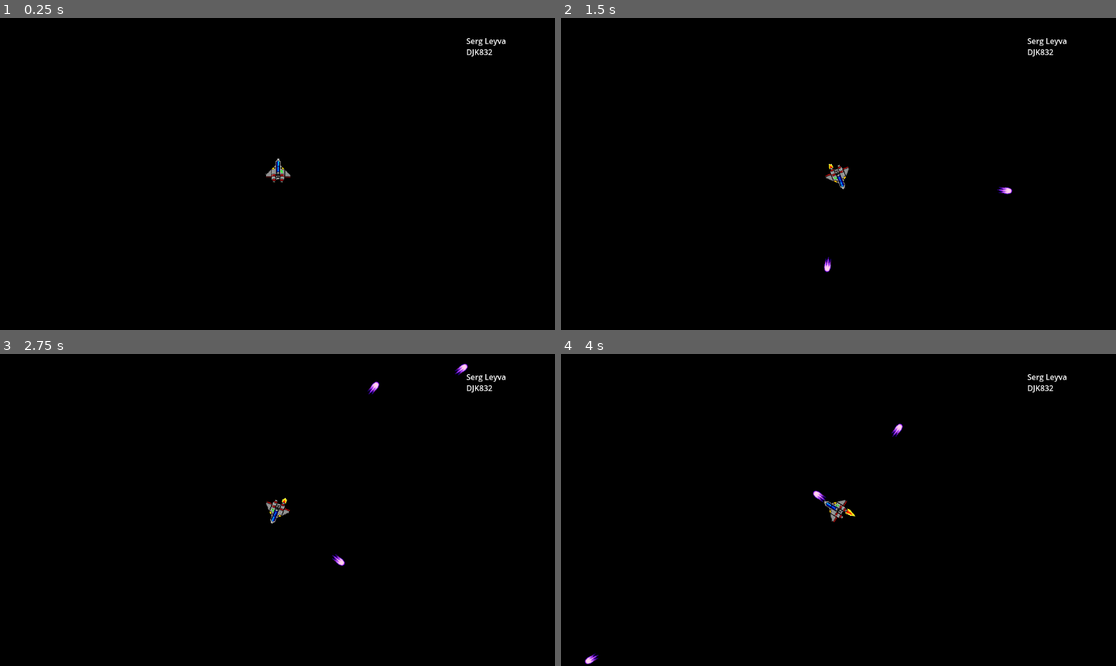
Above: before the commit, frames 1-4 (two rows, left to right).
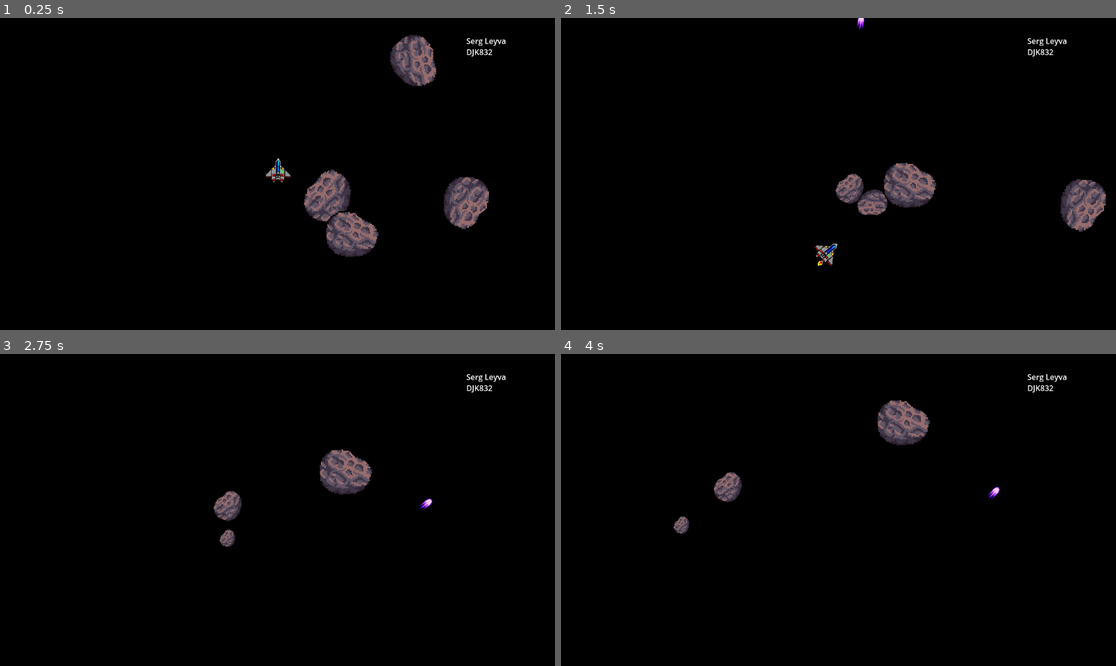
Above: after the commit, the same moments.

Repository: leyvaserg12/CMPT306-A2
Game: Godot game, scene res://scenes/Game.tscn
Same seed, same stepped clock (60 frames per second), same inputs: the game is played once before the commit and once after it. Before the commit the project starts from res://Game.tscn.
Inputs:
- Up to frame 1 (0.25 s): no input
- Up to frame 2 (1.5 s): hold Right (ui_right) 0.53-1.28 s; hold Space (ui_select) 0.53-1.28 s; hold Left (ui_left) from 1.28 s (still down); tap Space (ui_select) at 1.35 s
- Up to frame 3 (2.75 s): tap Space (ui_select) at 1.52, 1.82 s; release Left (ui_left) at 2.03 s; hold Right (ui_right) from 2.03 s (still down); hold Space (ui_select) from 2.03 s (still down)
- Up to frame 4 (4 s): release Space (ui_select) at 2.78 s; tap Space (ui_select) at 2.85, 3.02, 3.32 s; release Right (ui_right) at 3.53 s; hold Left (ui_left) from 3.53 s (still down); hold Space (ui_select) from 3.53 s (still down)

The runs differ from the first frame. In frame 1, 4.1% of the frame differs, in the area x 48-89%, y 5-77%; in frame 2, 3.2%; in frame 3, 1.9%; in frame 4, 1.9%.

Commit message:
added player reverse velocity when firing a bullet, added asteroids which double and size decrease when shot

Diff:
--- a/Game.tscn
+++ /dev/null
@@ -1,41 +0,0 @@
-[gd_scene load_steps=5 format=3 uid="uid://c0fkmthj120pe"]
-
-[ext_resource type="Script" path="res://game.gd" id="1_6oyv6"]
-[ext_resource type="Shader" path="res://main_scene.gdshader" id="2_ciyvo"]
-[ext_resource type="PackedScene" uid="uid://bsx41lqnt5iiq" path="res://Player/player.tscn" id="3_vd10u"]
-
-[sub_resource type="ShaderMaterial" id="ShaderMaterial_77xs2"]
-shader = ExtResource("2_ciyvo")
-
-[node name="Game" type="Node2D"]
-script = ExtResource("1_6oyv6")
-
-[node name="CanvasLayer" type="CanvasLayer" parent="."]
-layer = -1
-
-[node name="ColorRect" type="ColorRect" parent="CanvasLayer"]
-material = SubResource("ShaderMaterial_77xs2")
-anchors_preset = 15
-anchor_right = 1.0
-anchor_bottom = 1.0
-grow_horizontal = 2
-grow_vertical = 2
-
-[node name="Name_ NSID" type="RichTextLabel" parent="CanvasLayer"]
-anchors_preset = 1
-anchor_left = 1.0
-anchor_right = 1.0
-offset_left = -184.0
-offset_top = 36.0
-offset_right = -70.0
-offset_bottom = 93.0
-grow_horizontal = 0
-text = "Serg Leyva
-DJK832"
-
-[node name="Player" parent="." instance=ExtResource("3_vd10u")]
-position = Vector2(-1, 0)
-
-[node name="Camera2D" type="Camera2D" parent="."]
-
-[node name="bulletContainers" type="Node" parent="."]
--- a/Player/bullet.gd
+++ b/Player/bullet.gd
@@ -19,3 +19,10 @@
 func _on_visible_on_screen_notifier_2d_screen_exited() -> void:
 	# deletes bullet when it leaves the screen
 	queue_free()
+
+
+func _on_area_entered(area: Area2D) -> void:
+	if area is Asteroid:
+		var asteroid = area
+		asteroid.explode()
+		queue_free()
--- a/Player/bullet.tscn
+++ b/Player/bullet.tscn
@@ -40,4 +40,5 @@
 position = Vector2(-0.5, -16)
 scale = Vector2(0.75, 1.4)
 
+[connection signal="area_entered" from="." to="." method="_on_area_entered"]
 [connection signal="screen_exited" from="VisibleOnScreenNotifier2D" to="." method="_on_visible_on_screen_notifier_2d_screen_exited"]
--- a/Player/player.gd
+++ b/Player/player.gd
@@ -1,9 +1,10 @@
-extends CharacterBody2D
+extends RigidBody2D
 class_name Player
 
 signal bullet_fired(bullet)
 
-@export var move_speed := 5.0
+@export var move_speed := 1000.0
+@export var recoil := 100
 @export var AnimatedSprite : AnimatedSprite2D
 @onready var bulletPos = $bulletPos
 
@@ -20,10 +21,12 @@
 
 	# bullet shooting
 	if Input.is_action_pressed("ui_select") and !cooldown:
+
 		cooldown = true
 		shoot()
 		await get_tree().create_timer(fire_rate).timeout
 		cooldown = false
+
 	# left thruster animation
 	if Input.is_action_pressed("ui_left"):
 		AnimatedSprite.play("rotateLeft")
@@ -39,19 +42,20 @@
 
 
 func _physics_process(delta: float) -> void:
-	self.rotation -= 0.0
 
 	# left/right arrows spaceship rotation
 	if Input.is_action_pressed("ui_left"):
-		self.rotation -= delta*move_speed
+		apply_torque(-move_speed)
 	if Input.is_action_pressed("ui_right"):
-		self.rotation += delta*move_speed
-	pass
+		apply_torque(move_speed)
+
+
 
 
 func shoot():
 	var bullet = bullet_scene.instantiate()
 	bullet.global_position = bulletPos.global_position
 	bullet.rotation = rotation
+	apply_central_impulse(Vector2.DOWN.rotated(rotation) * recoil)
 
 	emit_signal("bullet_fired", bullet)
--- a/Player/player.tscn
+++ b/Player/player.tscn
@@ -4,7 +4,7 @@
 [ext_resource type="Texture2D" uid="uid://c88y8agexfhyg" path="res://sprites/rocket ship.png" id="2_8bl1m"]
 
 [sub_resource type="RectangleShape2D" id="RectangleShape2D_0h108"]
-size = Vector2(68.3857, 67.0588)
+size = Vector2(44.843, 60)
 
 [sub_resource type="AtlasTexture" id="AtlasTexture_emx58"]
 atlas = ExtResource("2_8bl1m")
@@ -73,14 +73,15 @@
 "speed": 5.0
 }]
 
-[node name="Player" type="CharacterBody2D" node_paths=PackedStringArray("AnimatedSprite")]
+[node name="Player" type="RigidBody2D" node_paths=PackedStringArray("AnimatedSprite")]
 collision_layer = 2
 collision_mask = 5
+gravity_scale = 0.0
 script = ExtResource("1_pdtdn")
 AnimatedSprite = NodePath("SpaceshipSprite")
 
 [node name="CollisionShape2D" type="CollisionShape2D" parent="."]
-position = Vector2(1.49999, -3.5)
+position = Vector2(0.499999, -9)
 rotation = -1.5708
 scale = Vector2(0.892, 0.85)
 shape = SubResource("RectangleShape2D_0h108")
@@ -89,7 +90,7 @@
 texture_filter = 1
 texture_repeat = 1
 position = Vector2(-3, -2)
-rotation = 4.71239
+rotation = -1.5708
 scale = Vector2(0.892, 0.85)
 sprite_frames = SubResource("SpriteFrames_n71ap")
 animation = &"rotateLeft"
--- a/game.gd
+++ b/game.gd
@@ -2,10 +2,34 @@
 
 @onready var bullets = $bulletContainers
 @onready var player = $Player
+@onready var asteroidContainer = $AsteroidContainer
 
+var asteroid_scene = preload("res://scenes/aesteroid.tscn")
 # Called when the node enters the scene tree for the first time.
 func _ready() -> void:
 	player.connect("bullet_fired", _on_player_bullet_fired)
 
+	for asteroid in asteroidContainer.get_children():
+		asteroid.connect("exploded", _on_asteroid_exploded)
+
 func _on_player_bullet_fired(bullet):
 	bullets.add_child(bullet)
+
+func _on_asteroid_exploded(position, size):
+	for i in range(2):
+		# make asteroid smaller and double when hit, if smallest size then explode
+		match size:
+			Asteroid.asteroid_size.large:
+				spawnAsteroid(position, Asteroid.asteroid_size.medium)
+			Asteroid.asteroid_size.medium:
+				spawnAsteroid(position, Asteroid.asteroid_size.small)
+			Asteroid.asteroid_size.small:
+				pass
+
+
+func spawnAsteroid(position, size):
+	var asteroid = asteroid_scene.instantiate()
+	asteroid.global_position = position
+	asteroid.size = size
+	asteroid.connect("exploded", _on_asteroid_exploded)
+	asteroidContainer.add_child(asteroid)
--- a/project.godot
+++ b/project.godot
@@ -11,7 +11,7 @@
 [application]
 
 config/name="Assignment2"
-run/main_scene="res://Game.tscn"
+run/main_scene="res://scenes/Game.tscn"
 config/features=PackedStringArray("4.3", "GL Compatibility")
 config/icon="res://sprites/icon.svg"
 
--- /dev/null
+++ b/scenes/Game.tscn
@@ -0,0 +1,60 @@
+[gd_scene load_steps=6 format=3 uid="uid://c0fkmthj120pe"]
+
+[ext_resource type="Script" path="res://game.gd" id="1_8edvt"]
+[ext_resource type="Shader" path="res://main_scene.gdshader" id="2_i3vkv"]
+[ext_resource type="PackedScene" uid="uid://bsx41lqnt5iiq" path="res://Player/player.tscn" id="3_trp35"]
+[ext_resource type="PackedScene" uid="uid://in36o7mq1daq" path="res://scenes/aesteroid.tscn" id="4_rpwgj"]
+
+[sub_resource type="ShaderMaterial" id="ShaderMaterial_77xs2"]
+shader = ExtResource("2_i3vkv")
+
+[node name="Game" type="Node2D"]
+script = ExtResource("1_8edvt")
+
+[node name="CanvasLayer" type="CanvasLayer" parent="."]
+layer = -1
+
+[node name="ColorRect" type="ColorRect" parent="CanvasLayer"]
+material = SubResource("ShaderMaterial_77xs2")
+anchors_preset = 15
+anchor_right = 1.0
+anchor_bottom = 1.0
+grow_horizontal = 2
+grow_vertical = 2
+
+[node name="Name_ NSID" type="RichTextLabel" parent="CanvasLayer"]
+anchors_preset = 1
+anchor_left = 1.0
+anchor_right = 1.0
+offset_left = -184.0
+offset_top = 36.0
+offset_right = -70.0
+offset_bottom = 93.0
+grow_horizontal = 0
+text = "Serg Leyva
+DJK832"
+
+[node name="Player" parent="." instance=ExtResource("3_trp35")]
+position = Vector2(-1, 0)
+
+[node name="Camera2D" type="Camera2D" parent="."]
+
+[node name="bulletContainers" type="Node" parent="."]
+
+[node name="AsteroidContainer" type="Node" parent="."]
+
+[node name="aesteroid3" parent="AsteroidContainer" instance=ExtResource("4_rpwgj")]
+position = Vector2(116, 46)
+size = 0
+
+[node name="aesteroid3" parent="AsteroidContainer/aesteroid3" instance=ExtResource("4_rpwgj")]
+position = Vector2(308, 134)
+size = 0
+
+[node name="aesteroid2" parent="AsteroidContainer" instance=ExtResource("4_rpwgj")]
+position = Vector2(157, 144)
+size = 0
+
+[node name="aesteroid" parent="AsteroidContainer" instance=ExtResource("4_rpwgj")]
+position = Vector2(370, 60)
+size = 0
--- /dev/null
+++ b/scenes/aesteroid.gd
@@ -0,0 +1,47 @@
+class_name Asteroid extends Area2D
+
+signal exploded(position, size)
+# asteroid movement
+var movement_vector := Vector2(0,-1)
+
+# changing the sprite size and speed
+enum asteroid_size{large, medium, small}
+@export var size := asteroid_size.large
+var speed := 50
+
+@onready var sprite = $Sprite2D
+@onready var collision = $CollisionShape2D
+
+
+func _ready():
+	# random rotation of the asteroid
+	rotation = randf_range(0, 2*PI)
+
+
+	# different speed depending on size of the asteroid
+	match size:
+		asteroid_size.large:
+			speed = randf_range(50, 100)
+			sprite.scale *= 3
+			collision.scale *= 3
+		asteroid_size.medium:
+			speed = randf_range(100, 150)
+			sprite.scale *= 1.75
+			collision.scale *= 1.75
+		asteroid_size.small:
+			speed = randf_range(150, 200)
+			sprite.scale *= 1
+			collision.scale *= 1
+
+
+func _process(delta: float) -> void:
+	pass
+
+func _physics_process(delta: float) -> void:
+	# asteroid movement
+	global_position += movement_vector.rotated(rotation) * speed * delta
+
+
+func explode():
+	emit_signal("exploded", global_position, size)
+	queue_free()
--- /dev/null
+++ b/scenes/aesteroid.tscn
@@ -0,0 +1,26 @@
+[gd_scene load_steps=4 format=3 uid="uid://in36o7mq1daq"]
+
+[ext_resource type="Script" path="res://scenes/aesteroid.gd" id="1_agihl"]
+[ext_resource type="Texture2D" uid="uid://sq47qvsott13" path="res://sprites/aesteroid_idle.png" id="2_7mv7d"]
+
+[sub_resource type="CircleShape2D" id="CircleShape2D_r2cdm"]
+radius = 17.0
+
+[node name="aesteroid" type="Area2D"]
+position = Vector2(-10, 10)
+collision_layer = 4
+collision_mask = 11
+script = ExtResource("1_agihl")
+size = 2
+
+[node name="Sprite2D" type="Sprite2D" parent="."]
+texture_filter = 1
+texture = ExtResource("2_7mv7d")
+
+[node name="CollisionShape2D" type="CollisionShape2D" parent="."]
+position = Vector2(-1, 0)
+shape = SubResource("CircleShape2D_r2cdm")
+
+[node name="VisibleOnScreenNotifier2D" type="VisibleOnScreenNotifier2D" parent="."]
+
+[connection signal="screen_exited" from="VisibleOnScreenNotifier2D" to="." method="_on_visible_on_screen_notifier_2d_screen_exited"]
Binary file added: sprites/aesteroid_explode.png
Not shown, added: sprites/aesteroid_explode.png.import
Binary file added: sprites/aesteroid_idle.png
Not shown, added: sprites/aesteroid_idle.png.import
